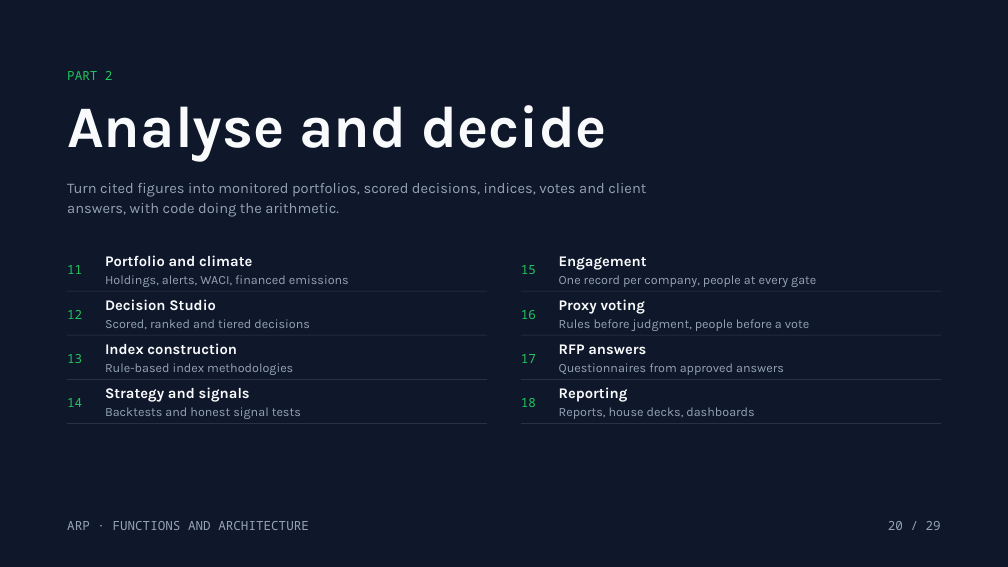
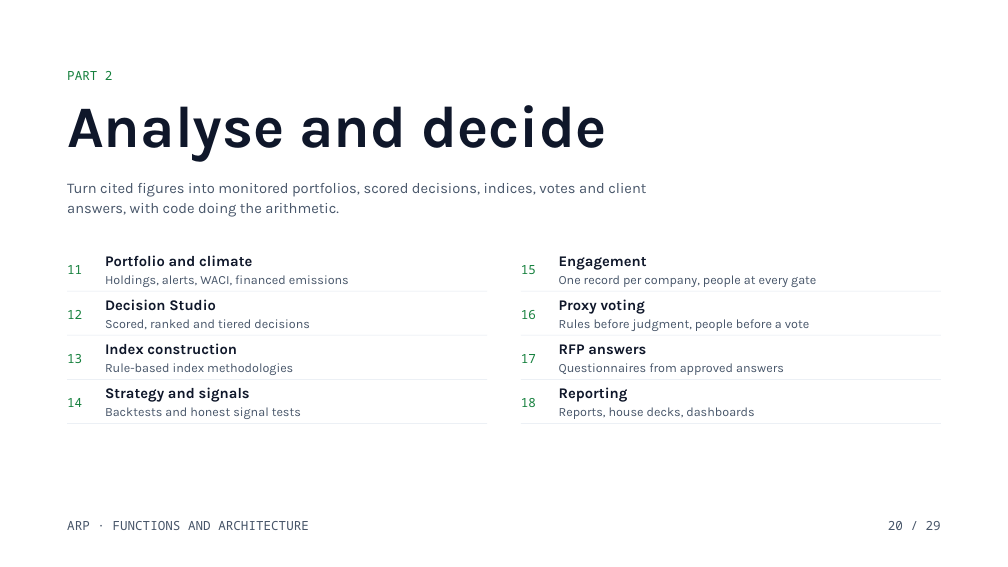
Before and after one commit to kutschersteffen-cmd/Agentic-Research-Pipeline, a slide deck: slide 20 of docs/decks/arp-functions-and-architecture.pptx. Drawn at 1008x567 pixels with LibreOffice and Linux fonts; fonts in the diff are those of the drawing. Boxes give left, top, right and bottom in pixels: in the first picture for what was removed or moved away, otherwise in the second. Text is boxed around its words. In the diff, an @@ line names an element or a change of style, - is before the commit and + after.

```diff
--- a/docs/decks/arp-functions-and-architecture.pptx
+++ b/docs/decks/arp-functions-and-architecture.pptx
@@ background #0F172A to #FFFFFF @@
@@ text "Analyse and decide" at [67, 105, 607, 162]: text colour #F8FAFC to #0F172A @@
@@ text "Portfolio and climate" at [105, 255, 349, 287]: text colour #F8FAFC to #0F172A in "Portfolio and climate"; text colour #94A3B8 to #475569 in "Holdings, alerts, WACI, financed emissions" @@
@@ text "Engagement" at [559, 256, 816, 287]: text colour #F8FAFC to #0F172A in "Engagement"; text colour #94A3B8 to #475569 in "One record per company, people at every ..." @@
@@ text "Decision Studio" at [105, 299, 310, 329]: text colour #F8FAFC to #0F172A in "Decision Studio"; text colour #94A3B8 to #475569 in "Scored, ranked and tiered decisions" @@
@@ text "Proxy voting" at [559, 299, 809, 331]: text colour #F8FAFC to #0F172A in "Proxy voting"; text colour #94A3B8 to #475569 in "Rules before judgment, people before a vote" @@
@@ text "Index construction" at [105, 343, 293, 375]: text colour #F8FAFC to #0F172A in "Index construction"; text colour #94A3B8 to #475569 in "Rule-based index methodologies" @@
@@ text "RFP answers" at [559, 344, 784, 375]: text colour #F8FAFC to #0F172A in "RFP answers"; text colour #94A3B8 to #475569 in "Questionnaires from approved answers" @@
@@ text "Strategy and signals" at [105, 387, 301, 419]: text colour #F8FAFC to #0F172A in "Strategy and signals"; text colour #94A3B8 to #475569 in "Backtests and honest signal tests" @@
@@ text colour #22C55E to #15803D in 9 elements at [67, 71, 113, 80], [67, 265, 82, 274], [67, 310, 82, 319], [67, 354, 82, 363], [67, 398, 82, 407], [521, 265, 536, 274], [521, 310, 536, 319], [521, 354, 536, 363], [521, 398, 536, 407] @@
@@ text "Reporting" at [559, 387, 754, 419]: text colour #F8FAFC to #0F172A in "Reporting"; text colour #94A3B8 to #475569 in "Reports, house decks, dashboards" @@
@@ fill #334155 to #E2E8F0 in 8 elements at [521, 291, 941, 292], [521, 335, 941, 336], [521, 379, 941, 380], [521, 423, 941, 424], [67, 291, 488, 292], [67, 335, 488, 336], [67, 379, 488, 380], [67, 423, 488, 424] @@
@@ text colour #94A3B8 to #475569 in 3 elements at [67, 183, 646, 217], [67, 521, 309, 530], [888, 521, 941, 530] @@
```
Also in this commit, not shown: 28 other slides changed.
